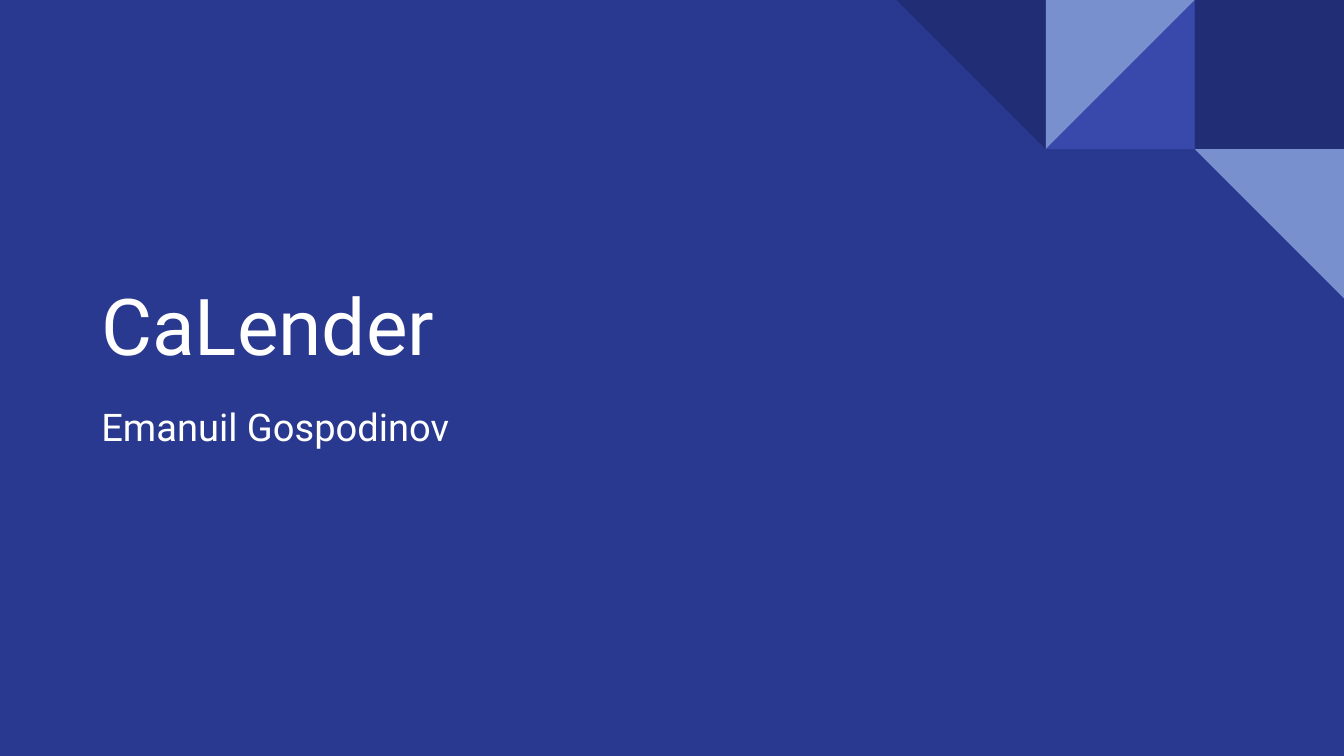
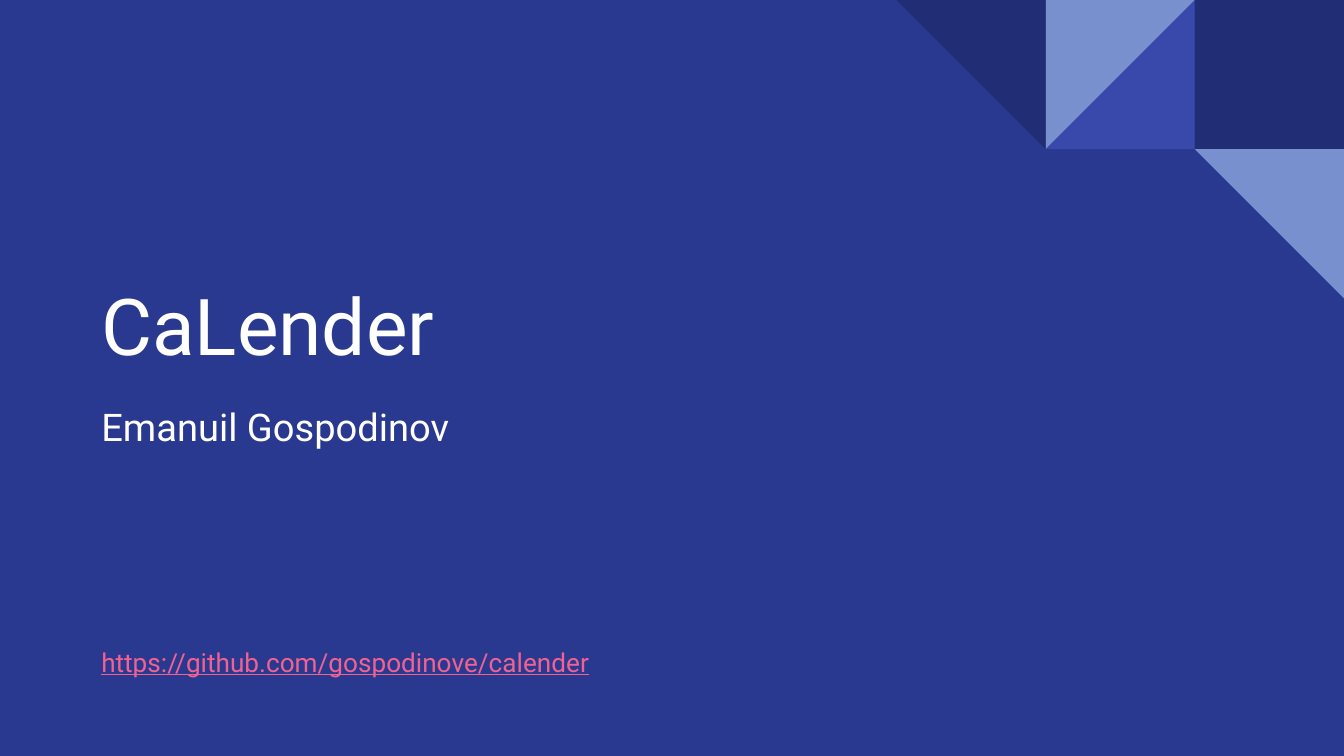
Before and after one commit to gospodinove/calender, a slide deck: slide 1 of docs/CaLender.pptx. Drawn at 1344x756 pixels with LibreOffice and Linux fonts; fonts in the diff are those of the drawing. Boxes give left, top, right and bottom in pixels: in the first picture for what was removed or moved away, otherwise in the second. Text is boxed around its words. In the diff, an @@ line names an element or a change of style, - is before the commit and + after.

Commit message:
Docs

```diff
--- a/docs/CaLender.pptx
+++ b/docs/CaLender.pptx
@@ text added at (101,652,589,678), 14 pt, text #F06292, underline @@
+https://github.com/gospodinove/calender
```
